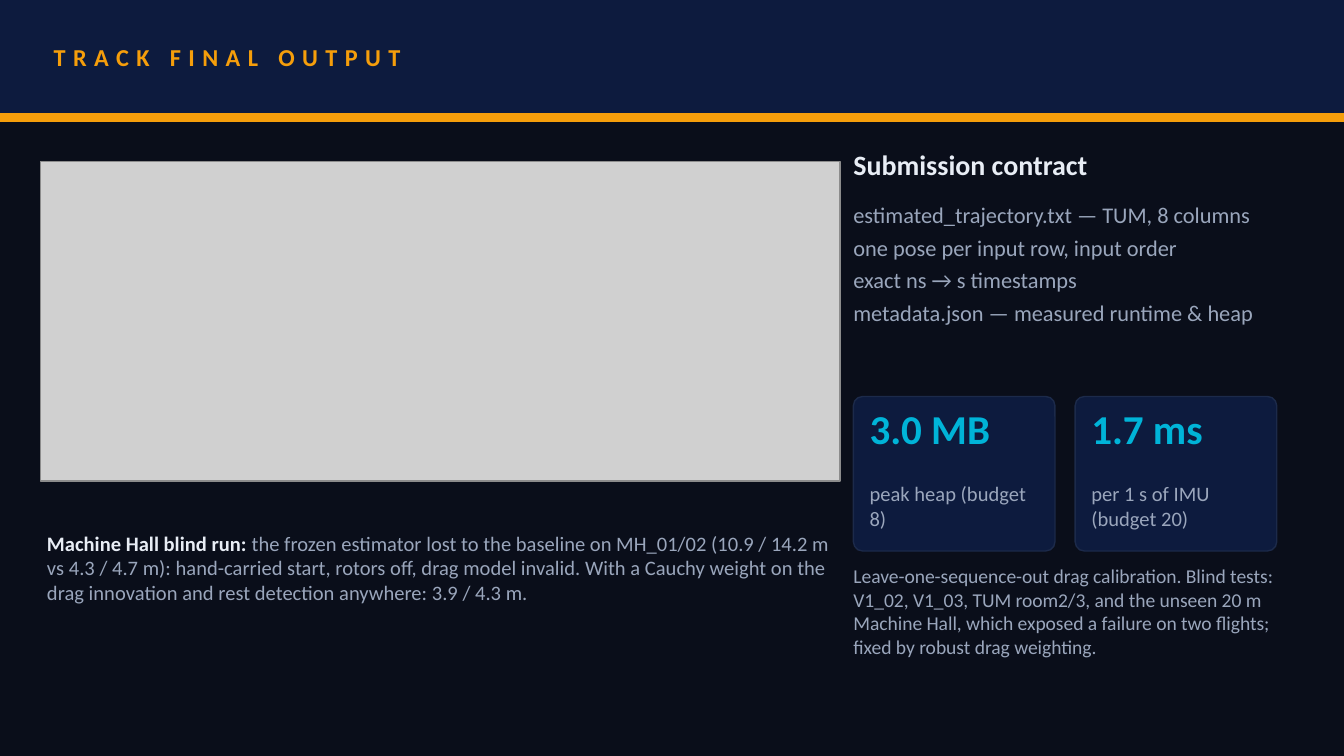
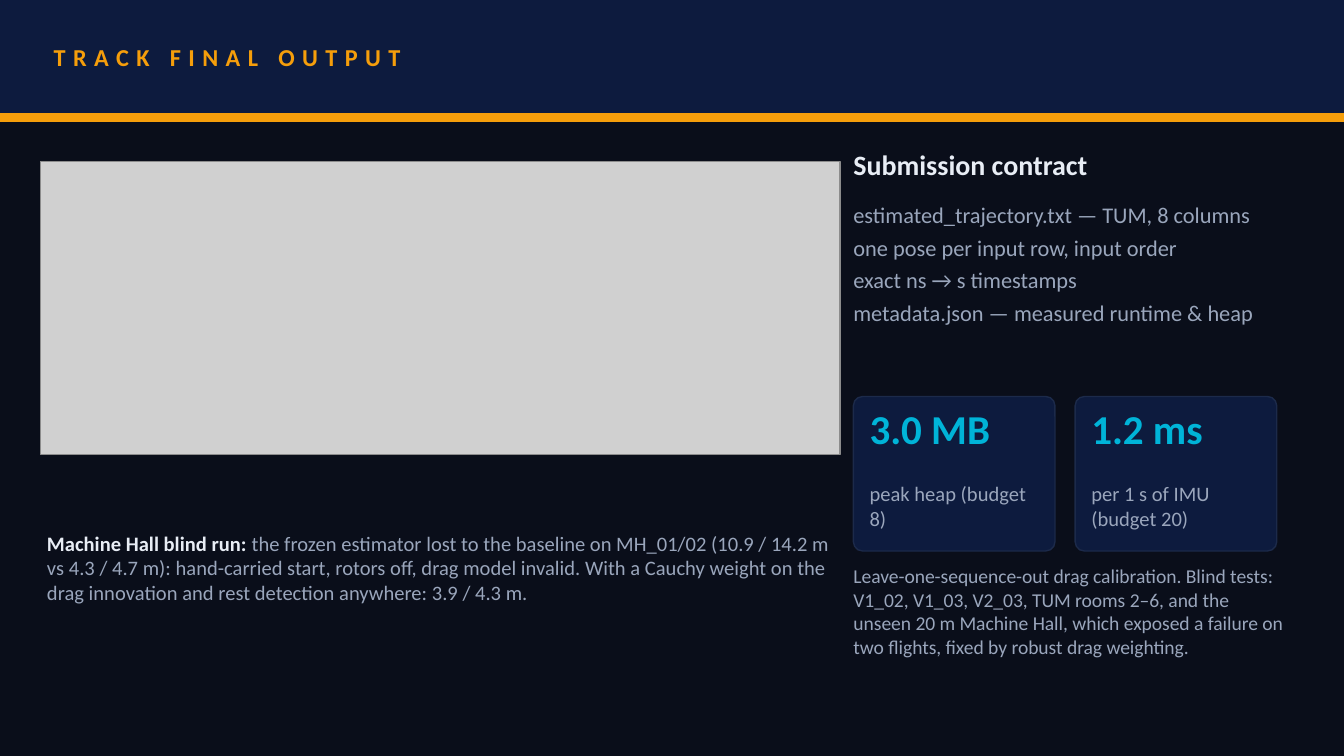
Before and after one commit to RaktimChandra/pathfinder, a slide deck: slide 5 of deck/SRMIST_vortexxx.pptx. Drawn at 1344x756 pixels with LibreOffice and Linux fonts; fonts in the diff are those of the drawing; grey boxes stand for pictures. Boxes give left, top, right and bottom in pixels: in the first picture for what was removed or moved away, otherwise in the second. Text is boxed around its words. In the diff, an @@ line names an element or a change of style, - is before the commit and + after.

```diff
--- a/deck/SRMIST_vortexxx.pptx
+++ b/deck/SRMIST_vortexxx.pptx
@@ picture: place and size @@
-picture at [40, 161, 840, 481]
+picture at [40, 161, 840, 454]
@@ text at [1091, 417, 1203, 444]: text changed @@
-1.7 ms
+1.2 ms
@@ text at [853, 569, 1283, 658]: text changed @@
-Leave-one-sequence-out drag calibration. Blind tests: V1_02, V1_03, TUM room2/3, and the unseen 20 m Machine Hall, which exposed a failure on two flights; fixed by robust drag weighting.
+Leave-one-sequence-out drag calibration. Blind tests: V1_02, V1_03, V2_03, TUM rooms 2–6, and the unseen 20 m Machine Hall, which exposed a failure on two flights, fixed by robust drag weighting.
```
Also in this commit, not shown: 1 other slide changed, 17 other files.
